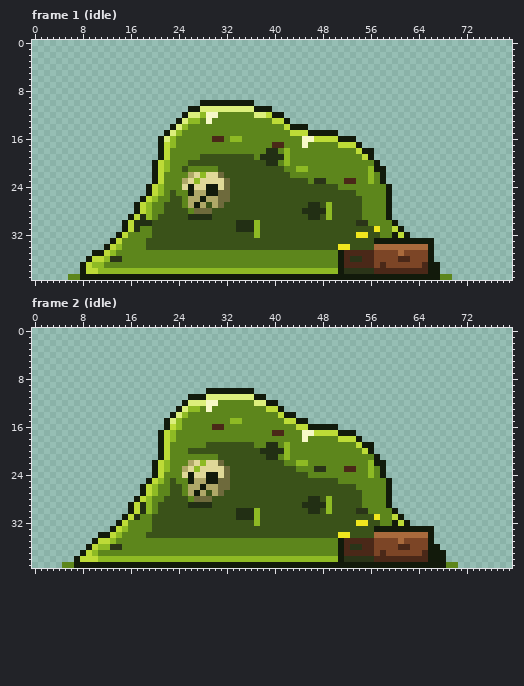
Two versions of one pixel-art file, assets/source/characters/slime/slime_01.ase. Above, as it was before the edit.
80x40 pixels, 16 frames. Shown: frame 1 (idle), frame 2 (idle). The commit also changed other frames, which this record leaves out.
After the commit:
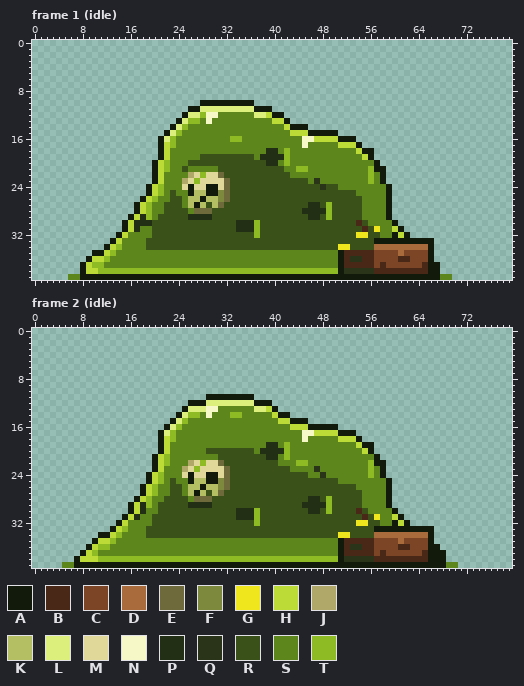
Palette (. is transparent): A #121a0b  B #4a2818  C #7c4526  D #a96a3c  E #6e6a3c  F #7d893c  G #f0e61e  H #bddb37  J #b0a868  K #b4be62  L #dcef7c  M #e0d898  N #f6f8c8  P #222f14  Q #2a3418  R #3a5219  S #5d861c  T #8eba24
Difference:
{"where": "frame 1 (idle)"}
{"frame":1,"y":16,"x":30,"old":"BB","new":"SS"}
{"frame":1,"y":17,"x":40,"old":"BB","new":"SS"}
{"frame":1,"y":23,"x":48,"old":"Q","new":"S"}
{"frame":1,"y":23,"x":52,"old":"BB","new":"SS"}
{"frame":1,"y":24,"x":48,"old":"R","new":"Q"}
{"frame":1,"y":25,"x":27,"old":"JJ","new":"KK"}
{"frame":1,"y":25,"x":31,"old":"E","new":"F"}
{"frame":1,"y":26,"x":26,"old":"JJ","new":"KK"}
{"frame":1,"y":26,"x":29,"old":"JJE","new":"KKF"}
{"frame":1,"y":27,"x":26,"old":"J","new":"K"}
{"frame":1,"y":27,"x":28,"old":"J","new":"K"}
{"frame":1,"y":27,"x":30,"old":"J","new":"K"}
{"frame":1,"y":30,"x":54,"old":"QQ","new":"BR"}
{"frame":1,"y":31,"x":55,"old":"R","new":"B"}
{"frame":1,"y":36,"x":13,"old":"QQ","new":"SS"}
{"where": "frame 2 (idle)"}
{"frame":2,"y":10,"x":29,"old":"AAAAAAAA","new":"........"}
{"frame":2,"y":11,"x":26,"old":"AAALLLLLLLLAA","new":"...AAAAAAAA.."}
{"frame":2,"y":12,"x":25,"old":"ALLLNNSSSSSSLL","new":".AAALLLLLLLLAA"}
{"frame":2,"y":12,"x":40,"old":"A","new":"."}
{"frame":2,"y":13,"x":24,"old":"ALTTS","new":".ALLL"}
{"frame":2,"y":13,"x":30,"old":"S","new":"N"}
{"frame":2,"y":13,"x":37,"old":"SS","new":"LL"}
{"frame":2,"y":13,"x":40,"old":"HA","new":"A."}
{"frame":2,"y":14,"x":23,"old":"ALTSS","new":".ALTT"}
{"frame":2,"y":14,"x":29,"old":"S","new":"N"}
{"frame":2,"y":14,"x":33,"old":"SS","new":"TT"}
{"frame":2,"y":14,"x":40,"old":"SH","new":"HA"}
{"frame":2,"y":14,"x":43,"old":"A","new":"."}
{"frame":2,"y":15,"x":22,"old":"ALTS","new":".ALT"}
{"frame":2,"y":15,"x":33,"old":"TT","new":"SS"}
{"frame":2,"y":15,"x":41,"old":"S","new":"H"}
{"frame":2,"y":15,"x":43,"old":"H","new":"A"}
{"frame":2,"y":16,"x":23,"old":"H","new":"L"}
{"frame":2,"y":16,"x":30,"old":"BB","new":"SS"}
{"frame":2,"y":16,"x":43,"old":"S","new":"H"}
{"frame":2,"y":17,"x":22,"old":"H","new":"L"}
{"frame":2,"y":17,"x":40,"old":"BB","new":"SS"}
{"frame":2,"y":19,"x":29,"old":"RRRRRRRR","new":"SSSSSSSS"}
{"frame":2,"y":20,"x":26,"old":"RRR","new":"SSS"}
{"frame":2,"y":20,"x":37,"old":"R","new":"S"}
{"frame":2,"y":21,"x":20,"old":".AH","new":"AHT"}
{"frame":2,"y":22,"x":41,"old":"R","new":"S"}
{"frame":2,"y":23,"x":22,"old":"T","new":"S"}
{"frame":2,"y":23,"x":43,"old":"R","new":"S"}
{"frame":2,"y":23,"x":48,"old":"Q","new":"S"}
{"frame":2,"y":23,"x":52,"old":"BB","new":"SS"}
{"frame":2,"y":24,"x":19,"old":".AH","new":"AHT"}
{"frame":2,"y":24,"x":48,"old":"S","new":"Q"}
{"frame":2,"y":25,"x":27,"old":"JJ","new":"KK"}
{"frame":2,"y":25,"x":31,"old":"E","new":"F"}
{"frame":2,"y":26,"x":26,"old":"JJ","new":"KK"}
{"frame":2,"y":26,"x":29,"old":"JJE","new":"KKF"}
{"frame":2,"y":27,"x":26,"old":"J","new":"K"}
{"frame":2,"y":27,"x":28,"old":"J","new":"K"}
{"frame":2,"y":27,"x":30,"old":"J","new":"K"}
{"frame":2,"y":30,"x":19,"old":"T","new":"S"}
{"frame":2,"y":30,"x":54,"old":"QQ","new":"BR"}
{"frame":2,"y":31,"x":55,"old":"R","new":"B"}
{"frame":2,"y":33,"x":19,"old":"S","new":"R"}
{"frame":2,"y":36,"x":13,"old":"QQ","new":"SS"}
